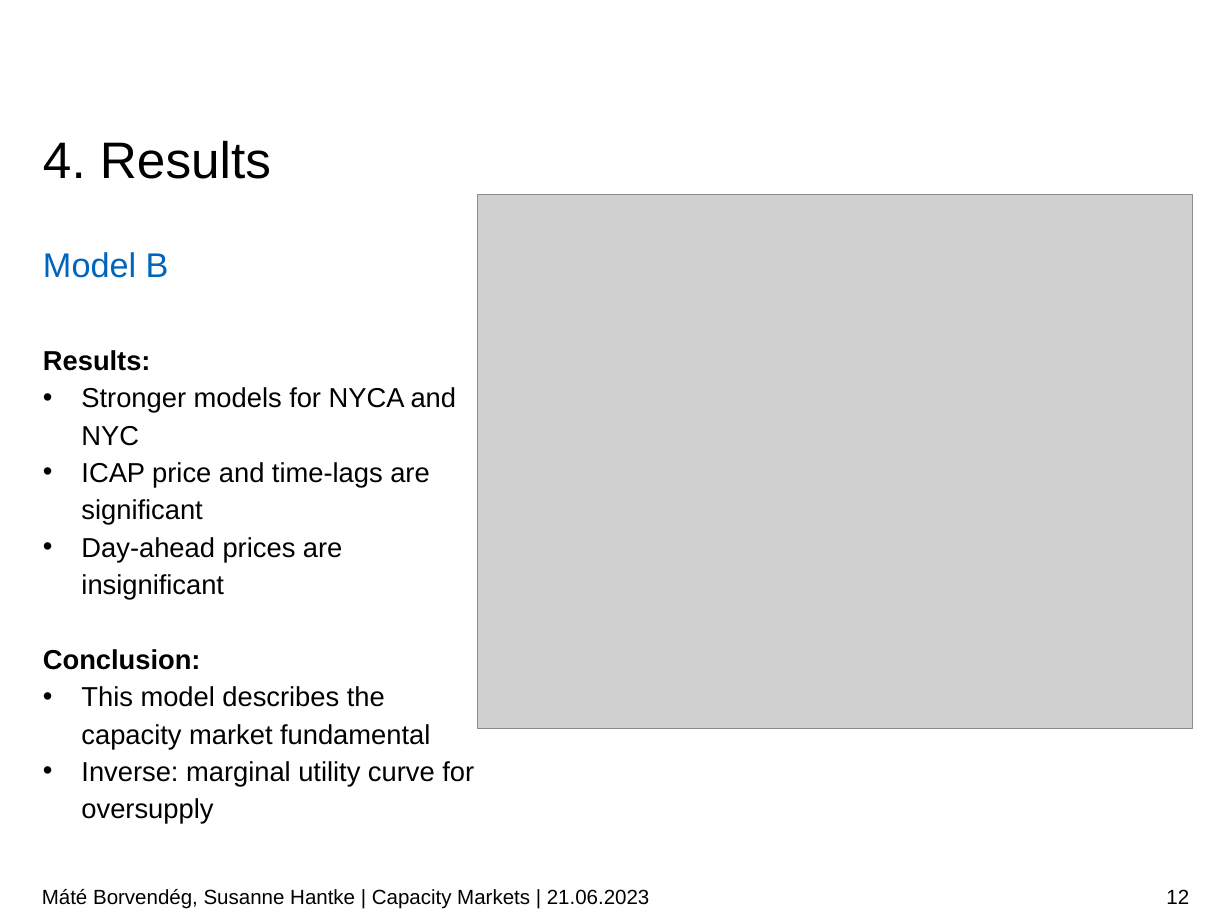
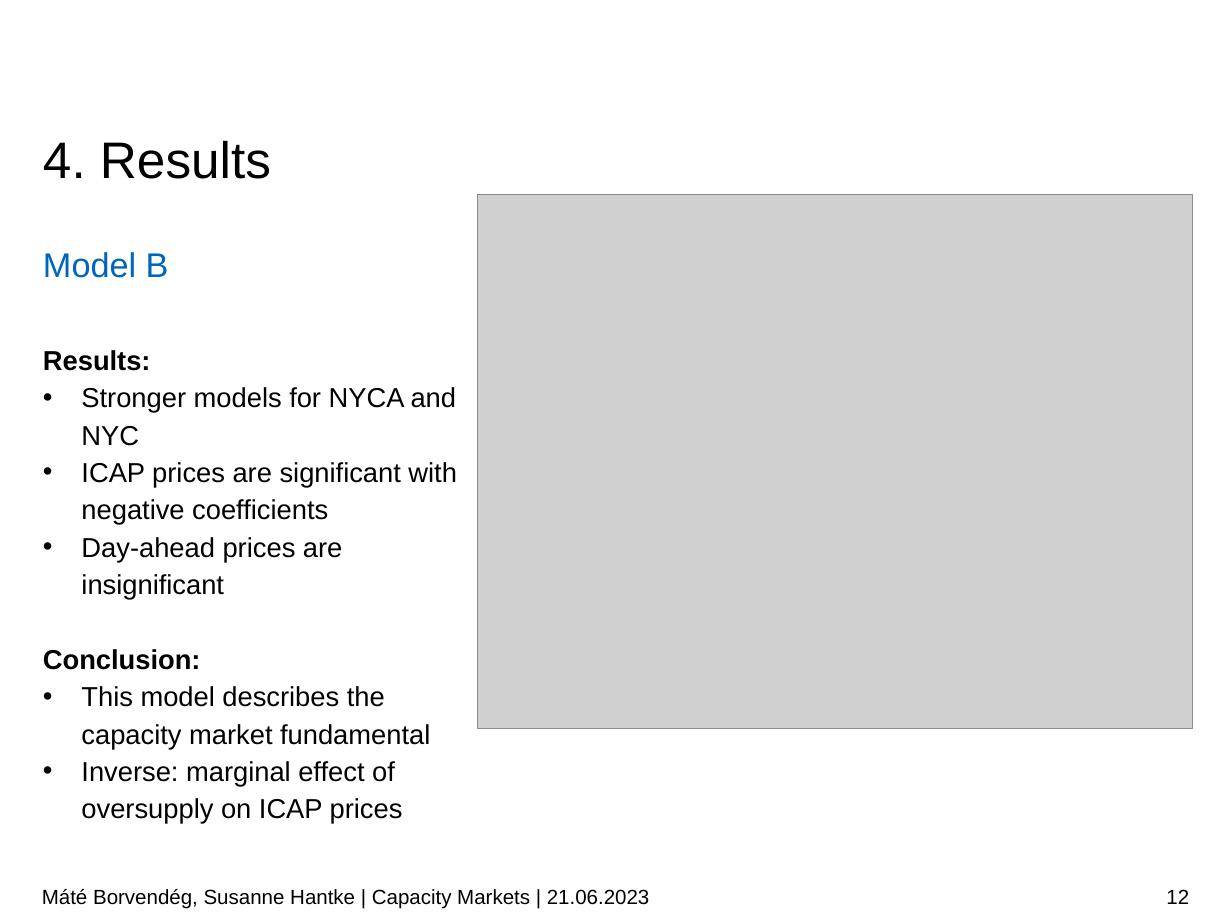
Before and after one commit to borvendegmate/tum_power_system_economics, a slide deck: slide 12 of Final_Presentation_Borvendeg_Hantke.pptx. Drawn at 1232x924 pixels with LibreOffice and Linux fonts; fonts in the diff are those of the drawing; grey boxes stand for pictures; background and template pictures are left out. Boxes give left, top, right and bottom in pixels: in the first picture for what was removed or moved away, otherwise in the second. Text is boxed around its words. In the diff, an @@ line names an element or a change of style, - is before the commit and + after.

```diff
--- a/Final_Presentation_Borvendeg_Hantke.pptx
+++ b/Final_Presentation_Borvendeg_Hantke.pptx
@@ text at box(81, 462, 457, 525): text changed @@
-• ICAP price and time-lags are significant
+• ICAP prices are significant with negative coefficients
@@ text at box(81, 761, 403, 824): text changed @@
-• Inverse: marginal utility curve for oversupply
+• Inverse: marginal effect of oversupply on ICAP prices
```
Also in this commit, not shown: 7 other slides changed.
